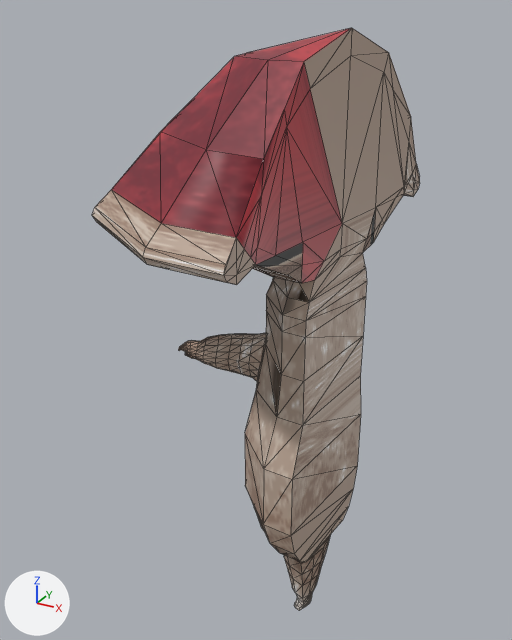
An edit to the glTF model Assets/Models/Mushroom Man/Half/mushroom-man-half.glb, drawn before and after from the same camera.
Both versions are drawn from a 50 mm lens placed at (1.14, -2.86, 3.15), pointed at (-0.49, 0.1, 1.67). The axes (+X, +Y, +Z) are drawn at lower left. The lights are the same throughout. Mesh edges are drawn as thin lines. Vertices at the same position are counted once.

The scene before the commit, as lines of its bpy script (objects in view):
```python
me_sphere = bpy.data.meshes.new('Sphere')
me_sphere.from_pydata(...)  # 446 vertices, 892 faces; spans x -1.19..0.09, y -0.87..0.89, z 0.02..3.08
# faces by material slot: [790, 49, 53]
me_sphere.materials.append(mat_material_001)
me_sphere.materials.append(mat_material_002)
me_sphere.materials.append(mat_material_004)
ob_sphere_001 = bpy.data.objects.new('Sphere.001', me_sphere)
ob_sphere_001.location = (0.0, 0.0, 0.0)
```
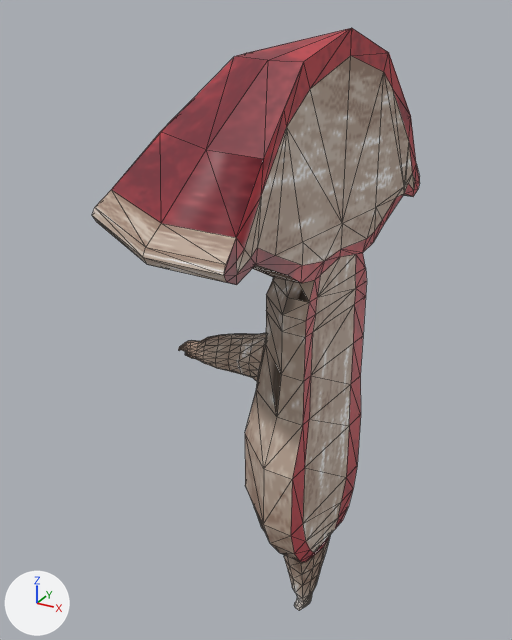
Where the change shows, as pixel boxes [x1, y1, x2, y2] in the pictures (512 x 640 px):
part 1 of me_sphere, built on
    both: [291, 239, 367, 562]
part 2 of me_sphere, surface changed (brown to grey)
    both: [236, 56, 415, 283]
part 3 of me_sphere, recoloured
    both: [224, 28, 420, 285]
part 4 of me_sphere, recoloured
    both: [245, 90, 342, 265]
part 5 of me_sphere, recoloured (black to grey)
    both: [275, 208, 376, 265]
part 6 of me_sphere, recoloured
    both: [257, 232, 374, 283]

The edits, one by one:
me_sphere is used by ob_sphere_001; location (0.0, 0.0, 0.0).
me_sphere had 446 vertices, 892 faces and spanned x -1.19..0.09, y -0.87..0.89, z 0.02..3.08.
me_sphere now has 472 vertices, 944 faces and spans x -1.19..0.09, y -0.87..0.89, z 0.02..3.08.
Part 1, on me_sphere:
29 faces are deleted.
26 vertices are added at x -0.03..0.02, y -0.26..0.2, z 0.48..2.09.
21 new faces join them, mat_material_001.
60 new faces join them, mat_material_002.
me_sphere part 2: 77 kept faces spanning x -0.09..0.09, y -0.87..0.87, z 0.47..3.08 get new texture (UV) coordinates.
me_sphere part 3: 30 faces spanning x -0.09..0.09, y -0.87..0.87, z 0.47..3.08 switch from mat_material_001 to mat_material_002.
me_sphere part 4: 9 faces spanning x -0.07..0.0, y -0.74..0.0, z 2.15..2.87 switch from mat_material_002 to mat_material_001.
me_sphere part 5: 2 faces spanning x -0.05..0.03, y -0.54..0.34, z 2.14..2.28 switch from mat_material_004 to mat_material_001.
me_sphere part 6: 5 faces spanning x -0.07..0.03, y -0.67..0.34, z 2.08..2.28 switch from mat_material_004 to mat_material_002.
